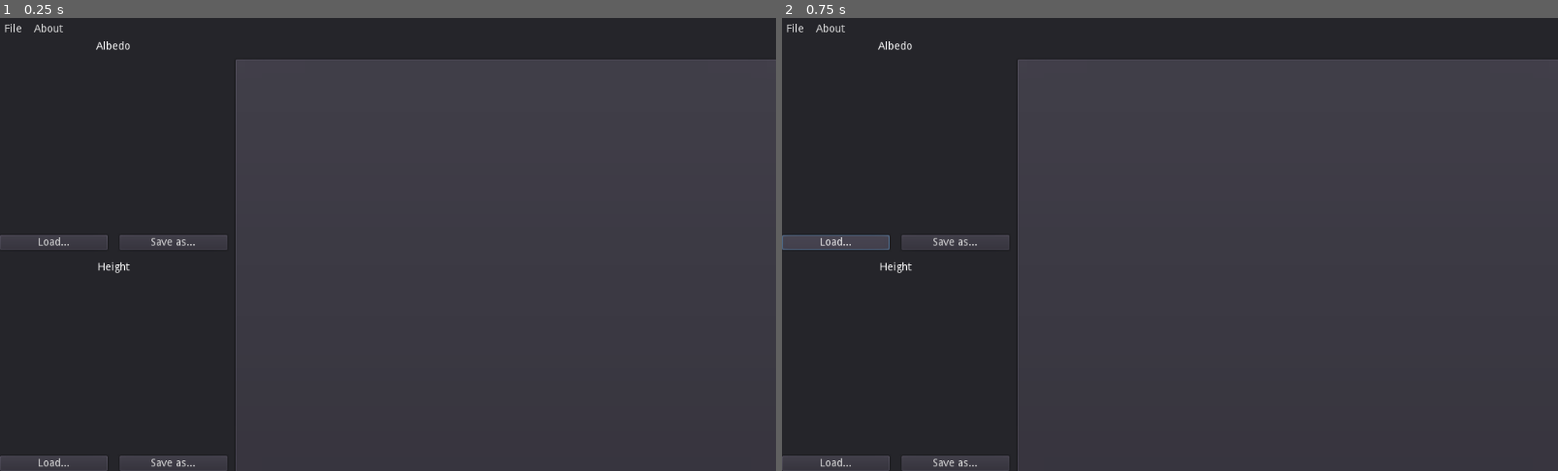
Above: before the commit, frames 1-2 (left to right).
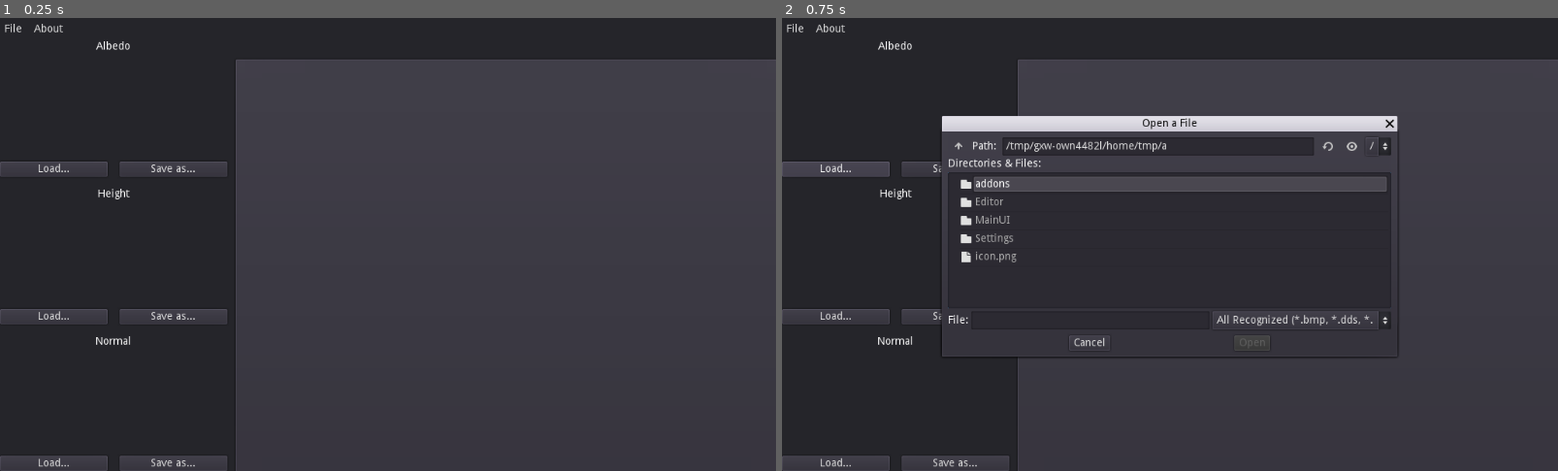
Above: after the commit, the same moments.

Repository: gilzoide/raise-and-shine
Game: Godot game, scene res://MainUI/Main.tscn
The game is run twice, just before and just after one commit, with the same random seed, the same clock (stepped at 60 frames per second) and the same inputs.
Inputs:
- Up to frame 1 (0.25 s): no input
- Up to frame 2 (0.75 s): click "Load..." at 0.5 s

The runs differ from the first frame. In frame 1, 1.9% of the frame differs, in the area x 0-30%, y 31-73%; in frame 2, 6.7%, in the area x 0-80%, y 21-76%.

Commit message:
Create one texture for each map, add loading to them

Diff:
--- a/src/Editor/EditorProject.gd
+++ /dev/null
@@ -1,8 +0,0 @@
-extends Resource
-
-export(Image) var albedo_image: Image
-export(Image) var height_image: Image
-export(Image) var normal_image: Image
-var albedo_texture: ImageTexture
-var height_texture: ImageTexture
-var normal_texture: ImageTexture
--- a/src/Editor/LoadedTextureBar.tscn
+++ b/src/Editor/LoadedTextureBar.tscn
@@ -22,12 +22,20 @@
 anchor_right = 0.0
 anchor_bottom = 0.0
 margin_right = 1024.0
-margin_bottom = 292.0
+margin_bottom = 189.0
 
-[node name="HeightTextureSlot2" parent="GridContainer" instance=ExtResource( 1 )]
+[node name="HeightTextureSlot" parent="GridContainer" instance=ExtResource( 1 )]
 anchor_right = 0.0
 anchor_bottom = 0.0
-margin_top = 308.0
+margin_top = 205.0
 margin_right = 1024.0
-margin_bottom = 600.0
+margin_bottom = 394.0
 type = 1
+
+[node name="NormalTextureSlot" parent="GridContainer" instance=ExtResource( 1 )]
+anchor_right = 0.0
+anchor_bottom = 0.0
+margin_top = 410.0
+margin_right = 1024.0
+margin_bottom = 599.0
+type = 2
--- a/src/Editor/MapTypes.gd
+++ /dev/null
@@ -1,20 +0,0 @@
-extends Object
-
-class_name MapTypes
-
-enum Type {
-	ALBEDO_MAP,
-	HEIGHT_MAP,
-	NORMAL_MAP,
-}
-
-static func map_name(type: int) -> String:
-	if type == Type.ALBEDO_MAP:
-		return "Albedo"
-	elif type == Type.HEIGHT_MAP:
-		return "Height"
-	elif type == Type.NORMAL_MAP:
-		return "Normal"
-	else:
-		assert(false, "Unknown map type %d" % type)
-		return ""
--- a/src/Editor/ActiveEditorProject.tres
+++ b/src/Editor/Project/ActiveEditorProject.tres
@@ -1,6 +1,6 @@
 [gd_resource type="Resource" load_steps=2 format=2]
 
-[ext_resource path="res://Editor/EditorProject.gd" type="Script" id=1]
+[ext_resource path="res://Editor/Project/EditorProject.gd" type="Script" id=1]
 
 [resource]
 script = ExtResource( 1 )
--- /dev/null
+++ b/src/Editor/Project/Albedo_imagetexture.tres
@@ -0,0 +1,3 @@
+[gd_resource type="ImageTexture" format=2]
+
+[resource]
--- /dev/null
+++ b/src/Editor/Project/EditorProject.gd
@@ -0,0 +1,36 @@
+extends Resource
+
+signal texture_updated(type, texture)
+
+export(Image) var albedo_image: Image
+export(Image) var height_image: Image
+export(Image) var normal_image: Image
+var albedo_texture: ImageTexture = preload("res://Editor/Project/Albedo_imagetexture.tres")
+var height_texture: ImageTexture = preload("res://Editor/Project/Height_imagetexture.tres")
+var normal_texture: ImageTexture = preload("res://Editor/Project/Normal_imagetexture.tres")
+
+func load_image_dialog(type: int) -> void:
+	var method = ""
+	if type == MapTypes.Type.ALBEDO_MAP:
+		method = "set_albedo_image"
+	elif type == MapTypes.Type.HEIGHT_MAP:
+		method = "set_height_image"
+	elif type == MapTypes.Type.NORMAL_MAP:
+		method = "set_normal_image"
+	assert(method != "", "Invalid map type %d" % type)
+	ImageFileDialog.try_load_image(funcref(self, method))
+
+func set_albedo_image(value: Image) -> void:
+	albedo_image = value
+	albedo_texture.create_from_image(value)
+	emit_signal("texture_updated", MapTypes.Type.ALBEDO_MAP, albedo_texture)
+
+func set_height_image(value: Image) -> void:
+	height_image = value
+	height_texture.create_from_image(value)
+	emit_signal("texture_updated", MapTypes.Type.HEIGHT_MAP, height_texture)
+
+func set_normal_image(value: Image) -> void:
+	normal_image = value
+	normal_texture.create_from_image(value)
+	emit_signal("texture_updated", MapTypes.Type.NORMAL_MAP, normal_texture)
--- /dev/null
+++ b/src/Editor/Project/Height_imagetexture.tres
@@ -0,0 +1,3 @@
+[gd_resource type="ImageTexture" format=2]
+
+[resource]
--- /dev/null
+++ b/src/Editor/Project/MapTypes.gd
@@ -0,0 +1,35 @@
+extends Object
+
+class_name MapTypes
+
+enum Type {
+	ALBEDO_MAP,
+	HEIGHT_MAP,
+	NORMAL_MAP,
+}
+
+const ALBEDO_PROXY_TEXTURE = preload("res://Editor/Project/Albedo_imagetexture.tres")
+const HEIGHT_PROXY_TEXTURE = preload("res://Editor/Project/Height_imagetexture.tres")
+const NORMAL_PROXY_TEXTURE = preload("res://Editor/Project/Normal_imagetexture.tres")
+
+static func map_name(type: int) -> String:
+	if type == Type.ALBEDO_MAP:
+		return "Albedo"
+	elif type == Type.HEIGHT_MAP:
+		return "Height"
+	elif type == Type.NORMAL_MAP:
+		return "Normal"
+	else:
+		assert(false, "Unknown map type %d" % type)
+		return ""
+
+static func map_texture(type: int) -> Texture:
+	if type == Type.ALBEDO_MAP:
+		return ALBEDO_PROXY_TEXTURE
+	elif type == Type.HEIGHT_MAP:
+		return HEIGHT_PROXY_TEXTURE
+	elif type == Type.NORMAL_MAP:
+		return NORMAL_PROXY_TEXTURE
+	else:
+		assert(false, "Unknown map type %d" % type)
+		return null
--- /dev/null
+++ b/src/Editor/Project/Normal_imagetexture.tres
@@ -0,0 +1,3 @@
+[gd_resource type="ImageTexture" format=2]
+
+[resource]
--- a/src/Editor/TextureSlot.gd
+++ b/src/Editor/TextureSlot.gd
@@ -1,18 +1,20 @@
-tool
 extends Control
 
-export(MapTypes.Type) var type
-export(Texture) var texture: Texture = null setget set_texture, get_texture
+enum Type {
+	ALBEDO_MAP,
+	HEIGHT_MAP,
+	NORMAL_MAP,
+}
+
+export(Type) var type
+export(Resource) var project = preload("res://Editor/Project/ActiveEditorProject.tres")
 
 onready var title_label: Label = $Title
 onready var texture_rect = $TextureRect
 
 func _ready() -> void:
 	title_label.text = MapTypes.map_name(type)
+	texture_rect.texture = MapTypes.map_texture(type)
 
-func set_texture(value: Texture) -> void:
-	if texture_rect:
-		texture_rect.texture = value
-
-func get_texture() -> Texture:
-	return texture_rect.texture
+func _on_LoadButton_pressed() -> void:
+	project.load_image_dialog(type)
--- a/src/Editor/TextureSlot.tscn
+++ b/src/Editor/TextureSlot.tscn
@@ -15,7 +15,7 @@
 [node name="Title" type="Label" parent="."]
 margin_right = 1024.0
 margin_bottom = 14.0
-text = "TEXTURE TITLE"
+text = "TITLE"
 align = 1
 valign = 1
 
@@ -48,3 +48,4 @@
 hint_tooltip = "Choose a file to load texture from"
 size_flags_horizontal = 3
 text = "Save as..."
+[connection signal="pressed" from="HBoxContainer/LoadButton" to="." method="_on_LoadButton_pressed"]
--- a/src/MainUI/FileMenuButton/FileMenuButton.gd
+++ b/src/MainUI/FileMenuButton/FileMenuButton.gd
@@ -1,8 +1,6 @@
 extends MenuButton
 
-export(Resource) var loaded_project = preload("res://Editor/ActiveEditorProject.tres")
-export(NodePath) var file_popup_path: NodePath
-onready var file_popup: FileDialog = get_node(file_popup_path)
+export(Resource) var loaded_project = preload("res://Editor/Project/ActiveEditorProject.tres")
 
 const IMAGE_EXTENSIONS = []
 
@@ -18,11 +16,4 @@
 
 func _on_item_pressed(id: int) -> void:
 	if id == OPEN_FILE:
-		open_file()
-
-func open_file() -> void:
-	file_popup.popup_centered()
-	file_popup.connect("file_selected", self, "_on_file_selected", [], CONNECT_ONESHOT)
-
-func _on_file_selected(path: String) -> void:
-	print("SELECTED ", path)
+		pass
--- a/src/MainUI/ImageFileDialog.gd
+++ b/src/MainUI/ImageFileDialog.gd
@@ -5,15 +5,16 @@
 onready var image_load_error = $AcceptDialog3
 var success_method: FuncRef
 
-func try_load_image(success_method: FuncRef) -> void:
-	self.success_method = success_method
+func try_load_image(success_method_: FuncRef) -> void:
+	success_method = success_method_
+	popup_centered()
 
 func _on_file_selected(path: String) -> void:
-	var img = load(path)
-	if img:
+	var img = Image.new()
+	if img.load(path) == OK:
 		emit_signal("image_loaded", img)
 		if success_method:
-			success_method.call_func()
+			success_method.call_func(img)
 	else:
 		image_load_error.popup_centered()
 		success_method = null
--- a/src/MainUI/Main.tscn
+++ b/src/MainUI/Main.tscn
@@ -1,7 +1,8 @@
-[gd_scene load_steps=3 format=2]
+[gd_scene load_steps=4 format=2]
 
 [ext_resource path="res://MainUI/FileMenuButton/FileMenuButton.gd" type="Script" id=1]
 [ext_resource path="res://Editor/LoadedTextureBar.tscn" type="PackedScene" id=2]
+[ext_resource path="res://MainUI/UI_theme.tres" type="Theme" id=3]
 
 [node name="MainUI" type="Control"]
 anchor_right = 1.0
@@ -46,6 +47,7 @@
 anchor_right = 1.0
 anchor_bottom = 1.0
 margin_top = 32.0
+theme = ExtResource( 3 )
 __meta__ = {
 "_edit_use_anchors_": false
 }
--- a/src/project.godot
+++ b/src/project.godot
@@ -12,7 +12,7 @@
 "base": "Object",
 "class": "MapTypes",
 "language": "GDScript",
-"path": "res://Editor/MapTypes.gd"
+"path": "res://Editor/Project/MapTypes.gd"
 } ]
 _global_script_class_icons={
 "MapTypes": ""
